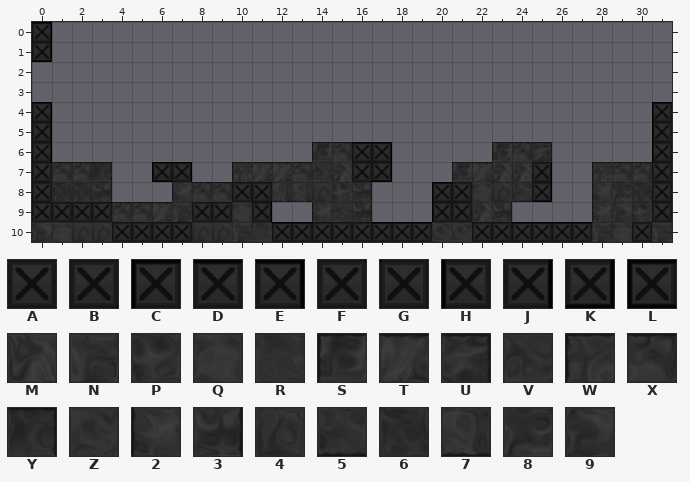
Tiled map -- assets/tilemaps/evriEncounter.tmx. Above, as it was before the edit.
Cells are 64x64 px. Shown: x 0..31, y 0..10.
Key: from "black_indestructable": A 0, B 3, C 5, D 6, E 7, F 8, G 9, H 10, J 12, K 17, L 18; from "black_tiles": M 0, N 1, P 4, Q 5, R 6, S 8, T 9, U 10, V 13, W 15, X 16, Y 17, Z 20, 2 21, 3 25, 4 27, 5 30, 6 34, 7 37, 8 41, 9 48.
_ is an empty cell.
Layer "tile" before, first column x 0:
 0 E_______________________________
 1 K_______________________________
 2 ________________________________
 3 ________________________________
 4 E______________________________C
 5 J______________________________H
 6 J_____________SXDE_____SXU_____H
 7 FXXY__LE__WTTXVMBK___STMMJ__WXXG
 8 A663___2XXGB774P3___CGQ45K__286A
 9 AAAFXXTNAAQJ__2V3___HAM3____29PA
10 9Q44AAAA44NRDDGAFDDDZZAFDDDDNQAN
Now the later version:
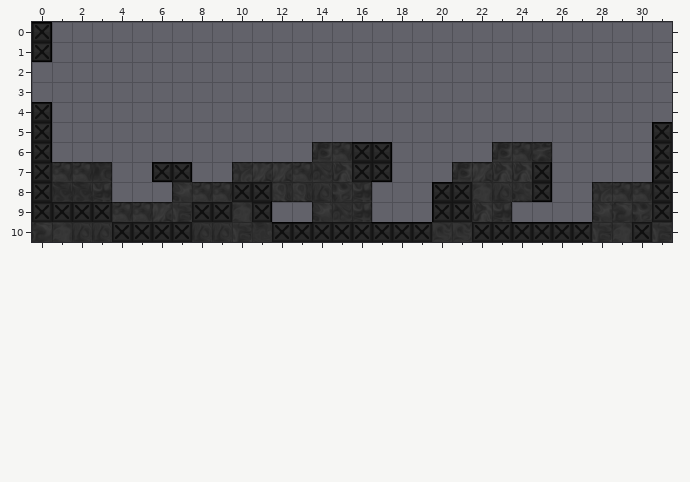
Difference:
Changed rows in their new state; . is an unchanged cell.
Layer "tile":
first column x 28:
 4 ..._
 5 ...C
 7 ___H
 8 WXX.
Pixel boxes of the changes (left, top, right, bottom) in both pictures:
changed: (652, 102, 672, 124)
changed: (592, 162, 654, 202)
